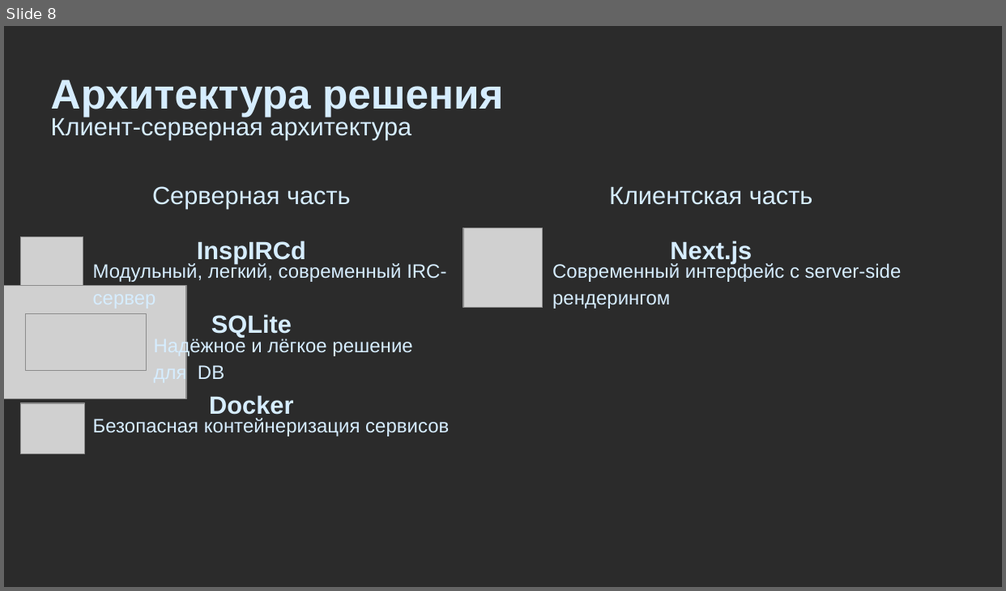
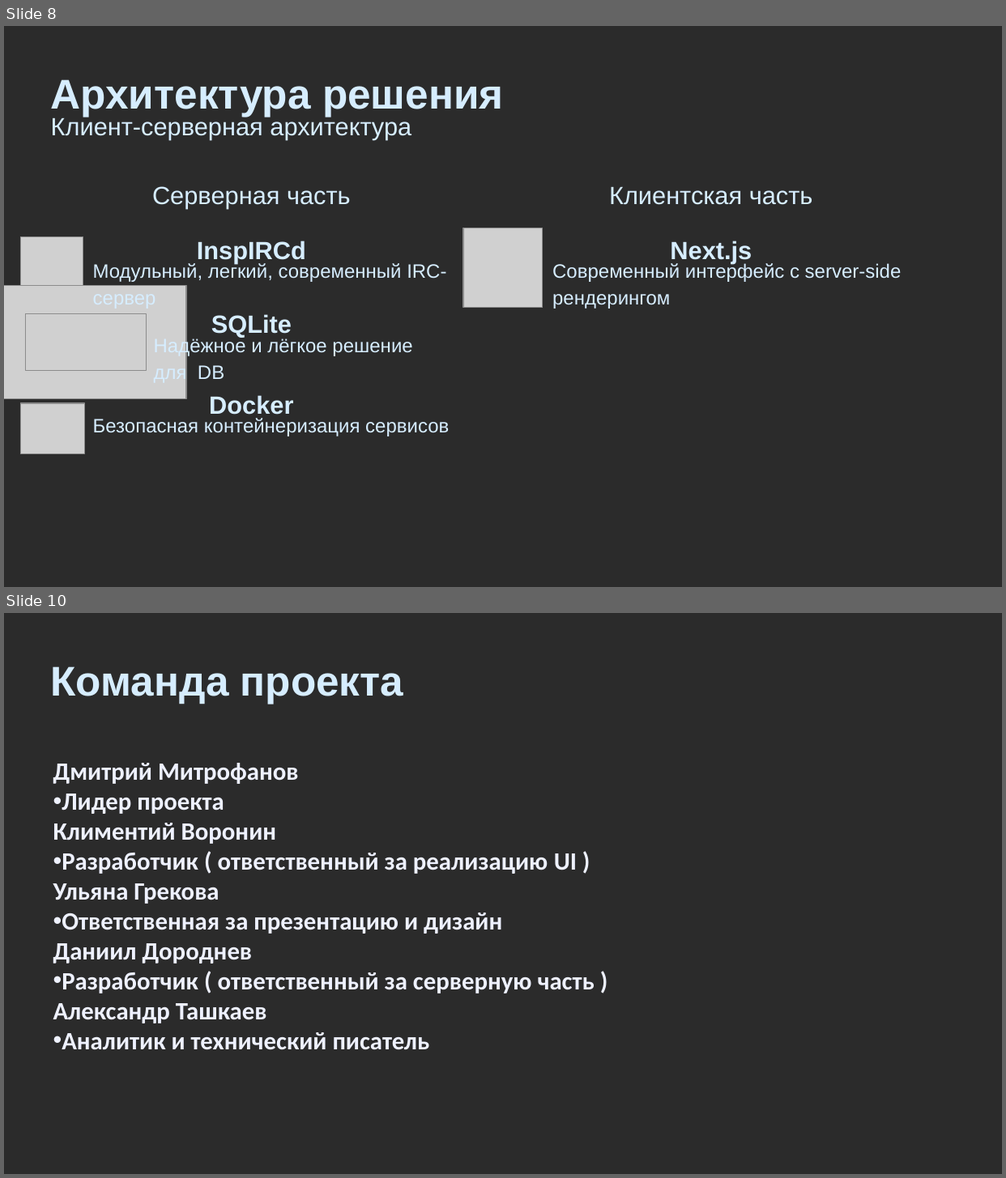
Before and after one commit to finaslo/Cypher-Comm, a slide deck: Презентация_Шифр-Связь.pptx. Shown one above the other, each under a label of ours: slide 8 before the commit, slides 8 and 10 after it; the slides between them are not shown. The pictures are 1006x591 and 1006x1178 pixels, drawn with LibreOffice and Linux fonts; fonts in the diff are those of the drawing; grey boxes stand for pictures; background and template pictures are left out; a plain dark background stands for a picture behind light text. Boxes give left, top, right and bottom in pixels: in the first picture for what was removed or moved away, otherwise in the second. Text is boxed around its words. In the diff, an @@ line names an element or a change of style, - is before the commit and + after.

```diff
--- a/Презентация_Шифр-Связь.pptx
+++ b/Презентация_Шифр-Связь.pptx
@@ slide 10 added at (x1=4, y1=613, x2=1002, y2=1174), background picture (left out) @@
@@ text added at (x1=51, y1=666, x2=403, y2=704), 30 pt, text #D6EDFF, bold @@
+Команда проекта
@@ text added at (x1=53, y1=763, x2=594, y2=1050), 18 pt, text #EEF1FF, bold @@
+Дмитрий Митрофанов
+• Лидер проекта
+Климентий Воронин
+• Разработчик ( ответственный за реализацию UI )
+Ульяна Грекова
+• Ответственная за презентацию и дизайн
+Даниил Дороднев
+• Разработчик ( ответственный за серверную часть )
+Александр Ташкаев
+• Аналитик и технический писатель
```
Also in this commit, not shown: 2 slides changed, 1 slide removed.
